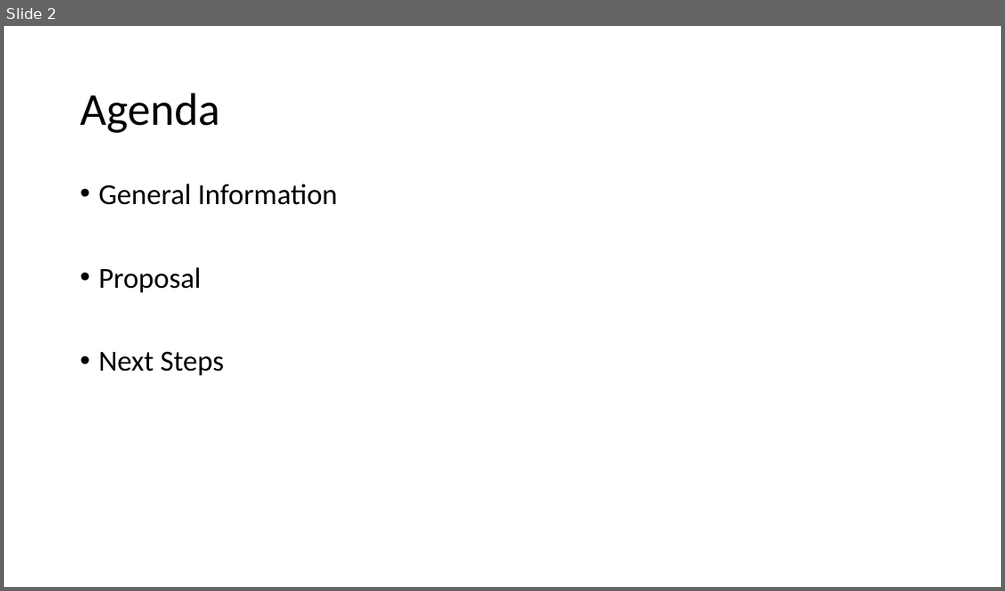
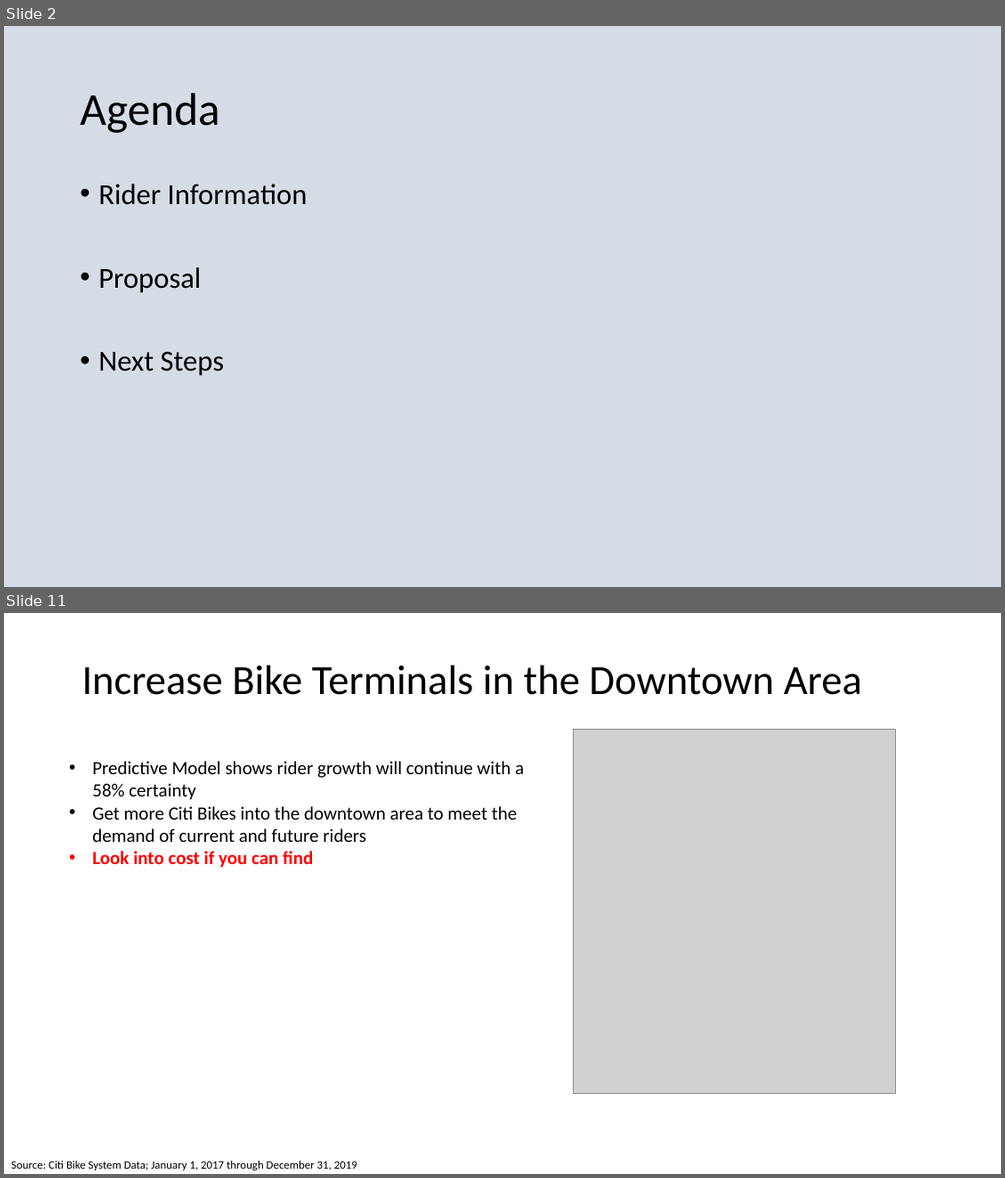
Before and after one commit to cglovertenn/Citi_Bike_Expanded, a slide deck: CitiBike_Final.pptx. Shown one above the other, each under a label of ours: slide 2 before the commit, slides 2 and 11 after it; the slides between them are not shown. The pictures are 1005x591 and 1005x1178 pixels, drawn with LibreOffice and Linux fonts; fonts in the diff are those of the drawing; grey boxes stand for pictures. Boxes give left, top, right and bottom in pixels: in the first picture for what was removed or moved away, otherwise in the second. Text is boxed around its words. In the diff, an @@ line names an element or a change of style, - is before the commit and + after.

```diff
--- a/CitiBike_Final.pptx
+++ b/CitiBike_Final.pptx
@@ slide 11 added at box(4, 613, 1001, 1174), background #FFFFFF @@
@@ title added at box(82, 665, 862, 695), 40 pt, text #000000 @@
+Increase Bike Terminals in the Downtown Area
@@ picture added at box(574, 729, 896, 1093) @@
@@ text added at box(92, 761, 524, 868), 18 pt, text #000000 @@
+• Predictive Model shows rider growth will continue with a 58% certainty
+• Get more Citi Bikes into the downtown area to meet the demand of current and future riders
+• Look into cost if you can find
@@ text added at box(11, 1160, 357, 1171), 11 pt, text #000000 @@
+Source: Citi Bike System Data; January 1, 2017 through December 31, 2019
@@ slide 2 changed as well @@
@@ background #FFFFFF to #D6DCE5 @@
@@ text at box(98, 184, 307, 205): text changed @@
-• General Information
+• Rider Information
```
Also in this commit, not shown: 3 other slides changed, 7 other slides added, 7 slides removed.
